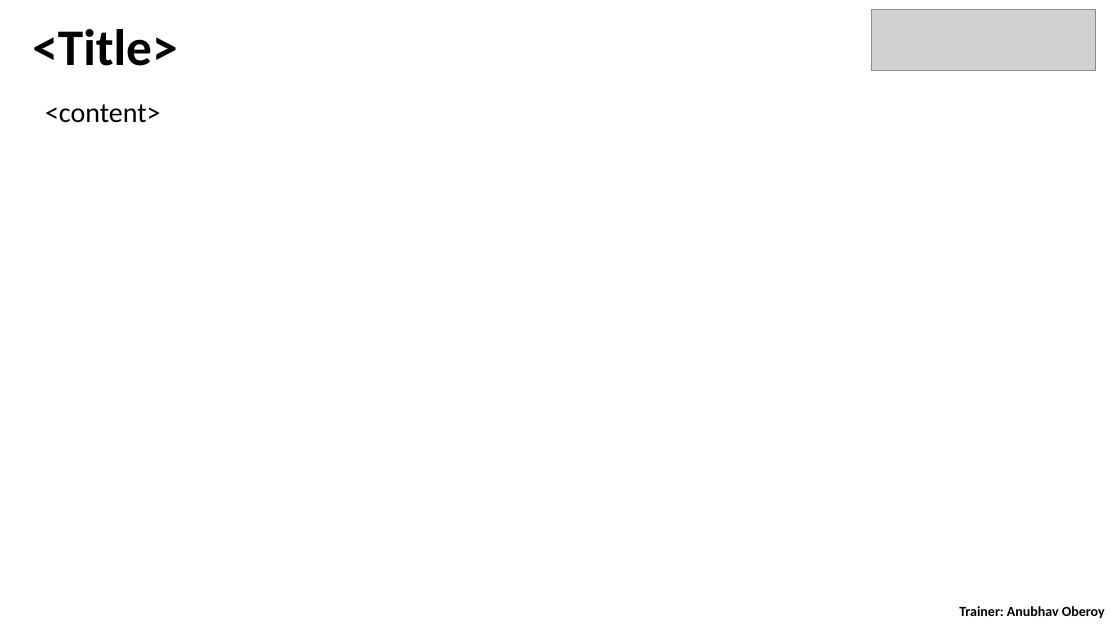
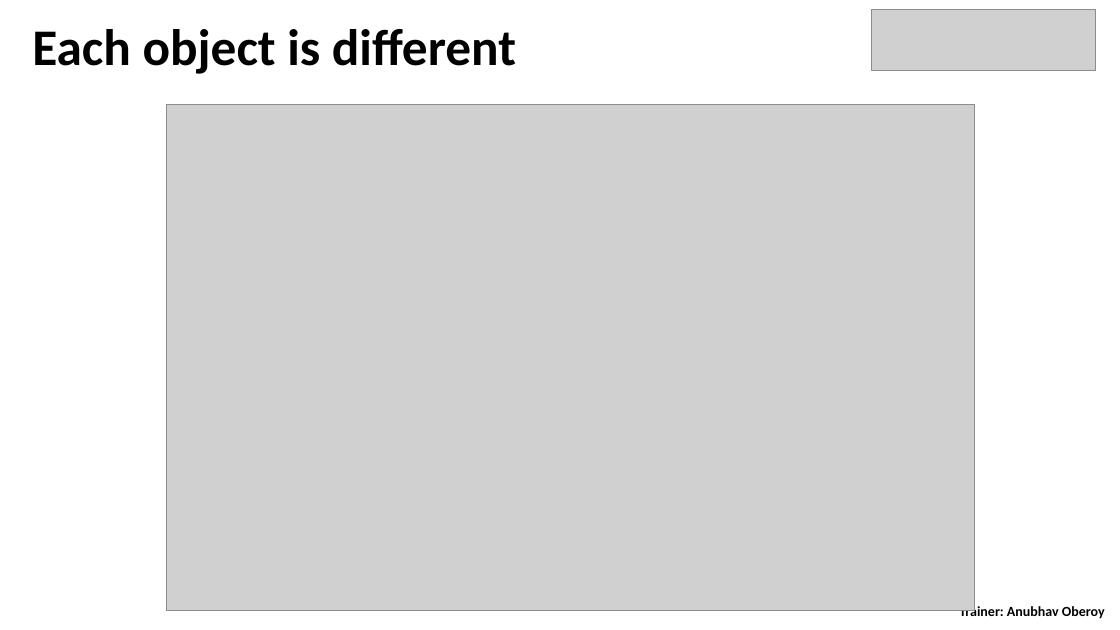
Before and after one commit to Grayser93/S4D400_Introduction_to_ABAP_on_S4HANA, a slide deck: slide 21 of day 4/S4D400 - Day 4.pptx. Drawn at 1120x630 pixels with LibreOffice and Linux fonts; fonts in the diff are those of the drawing; grey boxes stand for pictures. Boxes give left, top, right and bottom in pixels: in the first picture for what was removed or moved away, otherwise in the second. Text is boxed around its words. In the diff, an @@ line names an element or a change of style, - is before the commit and + after.

```diff
--- a/day 4/S4D400 - Day 4.pptx
+++ b/day 4/S4D400 - Day 4.pptx
@@ text at bbox=[32, 29, 516, 74]: text changed @@
-<Title>
+Each object is different
@@ text removed at bbox=[45, 104, 161, 123] @@
-<content>
@@ picture added at bbox=[166, 104, 974, 611] @@
```
Also in this commit, not shown: 10 other slides changed, 1 slide added, 11 slides removed, 6 other files.
